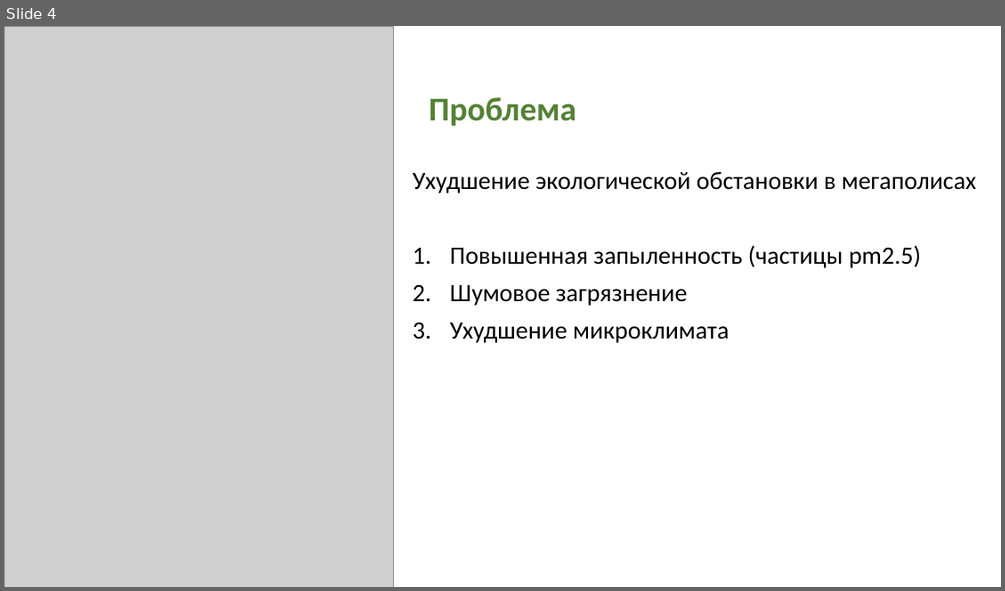
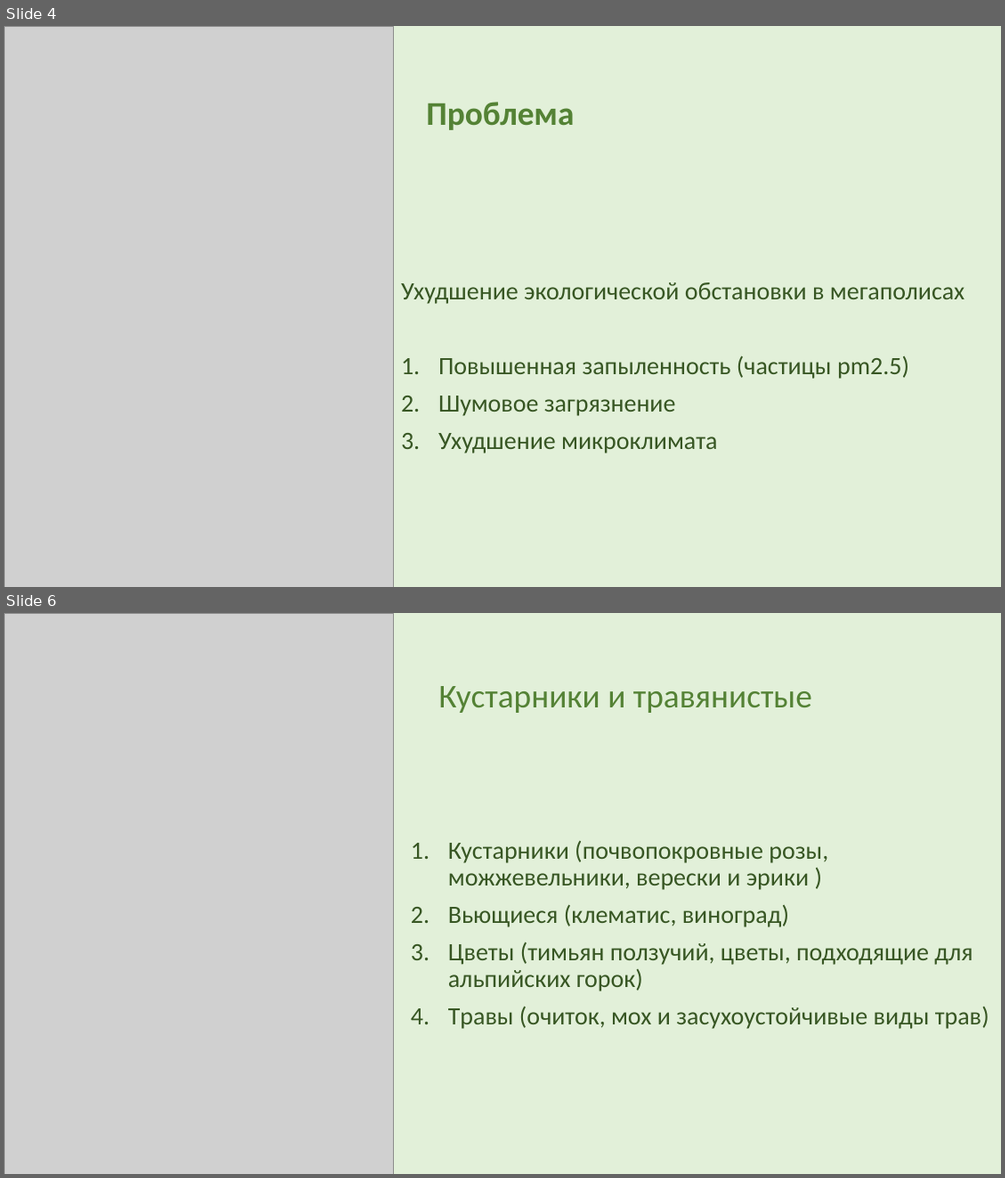
Before and after one commit to AkulinaDN/RoofPark, a slide deck: 10б Неумойчева презентация.pptm. Shown one above the other, each under a label of ours: slide 4 before the commit, slides 4 and 6 after it; the slides between them are not shown. The pictures are 1005x591 and 1005x1178 pixels, drawn with LibreOffice and Linux fonts; fonts in the diff are those of the drawing; grey boxes stand for pictures. Boxes give left, top, right and bottom in pixels: in the first picture for what was removed or moved away, otherwise in the second. Text is boxed around its words. In the diff, an @@ line names an element or a change of style, - is before the commit and + after.

```diff
--- a/10б Неумойчева презентация.pptm
+++ b/10б Неумойчева презентация.pptm
@@ slide 6 added at [4, 613, 1001, 1174], background #E2F0D9 @@
@@ picture added at [4, 613, 394, 1174] @@
@@ title added at [438, 686, 812, 713], 32 pt, text #548235 @@
+Кустарники и травянистые
@@ text added at [448, 841, 989, 1029], 24 pt, text #375623 @@
+1. Кустарники (почвопокровные розы, можжевельники, верески и эрики )
+2. Вьющиеся (клематис, виноград)
+3. Цветы (тимьян ползучий, цветы, подходящие для альпийских горок)
+4. Травы (очиток, мох и засухоустойчивые виды трав)
@@ slide 4 changed as well @@
@@ background #FFFFFF to #E2F0D9 @@
@@ title "Проблема": place and size @@
-title "Проблема" at [429, 97, 576, 126]
+title "Проблема" at [426, 102, 574, 130]
@@ text "Ухудшение экологической обстановки в мегаполисах": place and size @@
-text "Ухудшение экологической обстановки в мегаполисах" at [413, 172, 976, 343]
+text "Ухудшение экологической обстановки в мегаполисах" at [401, 282, 964, 453]
@@ text "Ухудшение экологической обстановки в мегаполисах" at [401, 282, 964, 453]: text colour #000000 to #375623 @@
```
Also in this commit, not shown: 4 other slides changed, 4 other slides added, 10 other files.
